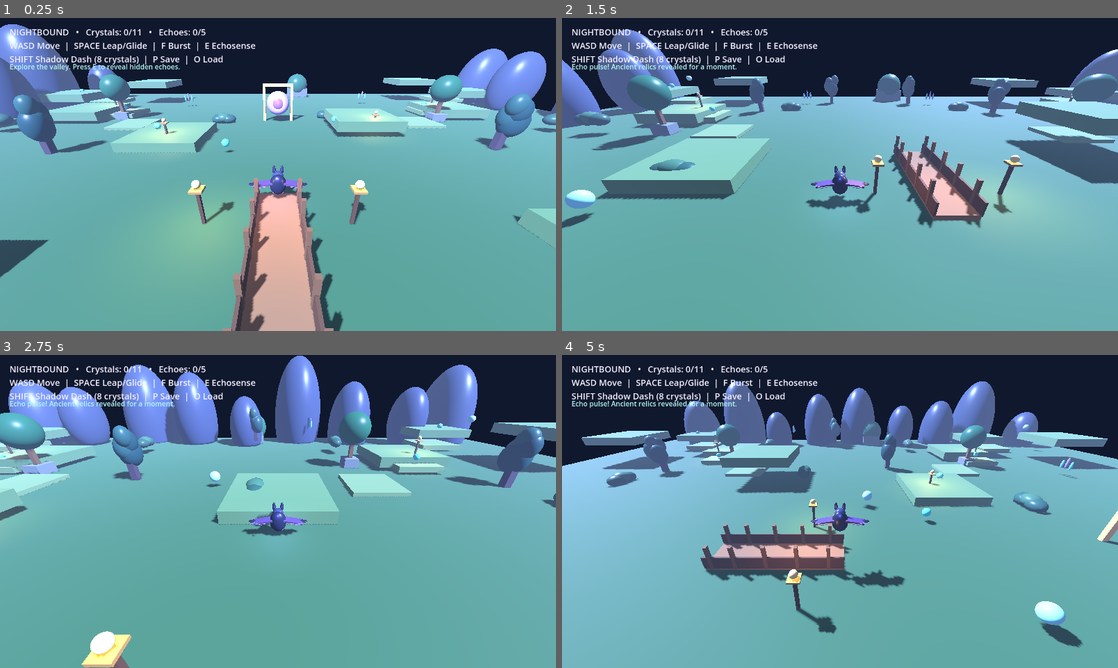
Above: before the commit, frames 1-4 (two rows, left to right).
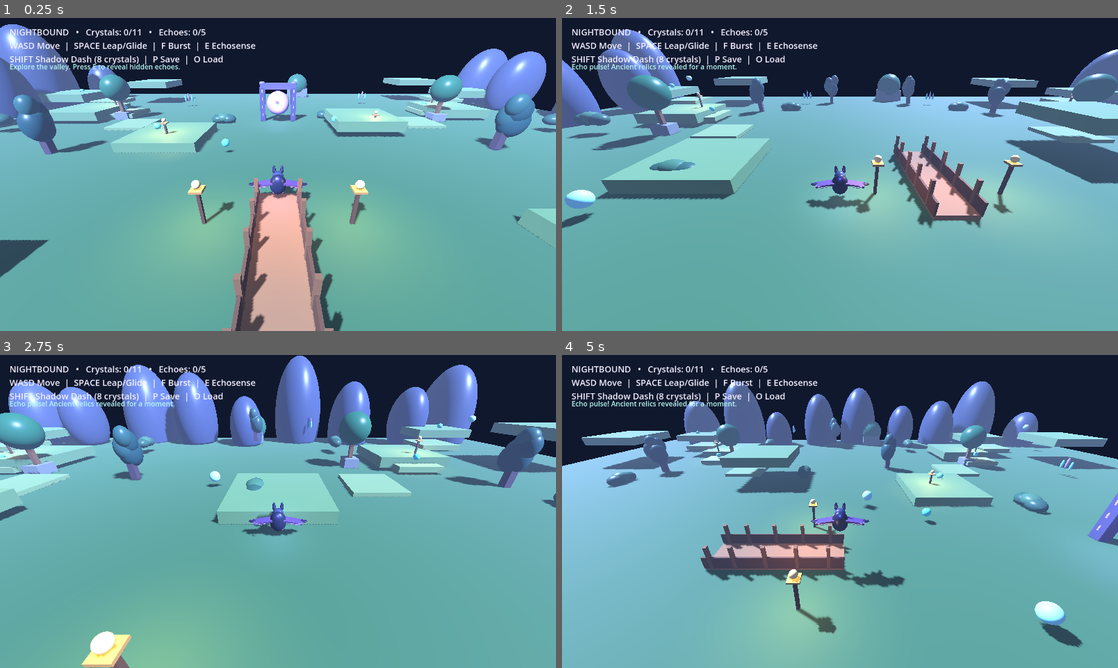
Above: after the commit, the same moments.

Repository: Dynamon91/nightbound
Game: Godot game, scene res://scenes/main.tscn
Two runs of this game, one before a commit and one after it. Both use one fixed random seed, a clock stepped at 60 frames per second and the inputs below.
Inputs:
- Up to frame 1 (0.25 s): no input
- Up to frame 2 (1.5 s): tap E (echosense) at 0.5, 1.35 s; hold D (move_right) 0.53-1.28 s; hold F (burst) 0.53-1.28 s; tap Space (jump) at 0.77 s; hold S (move_back) from 1.28 s (still down)
- Up to frame 3 (2.75 s): tap Space (jump) at 1.52 s; release S (move_back) at 2.03 s; hold D (move_right) from 2.03 s (still down); hold Shift (shadow_dash) from 2.03 s (still down)
- Up to frame 4 (5 s): release D (move_right) at 2.78 s; release Shift (shadow_dash) at 2.78 s; hold W (move_forward) 2.78-3.53 s; tap F (burst) at 2.85 s; tap Space (jump) at 3.02, 3.77, 4.52 s; hold A (move_left) from 3.53 s (still down); tap E (echosense) at 3.6 s; tap Shift (shadow_dash) at 4.35 s

The runs differ from the first frame. In frame 1, 2.2% of the frame differs, in the area x 46-70%, y 20-79%; in frame 2, 0.8%; in frame 3, 1.7%; in frame 4, 2.6%, in the area x 36-100%, y 44-97%.

Commit message:
art: rebuild realm portal with carved stone, runes, and glowing core

Diff:
--- a/scripts/main.gd
+++ b/scripts/main.gd
@@ -165,11 +165,24 @@
 		add_box(self, Vector3(side * 1.25, 0.65, 7), Vector3(0.14, 0.9, 9), Color("#68482f"))
 		for z in [3.5, 5.5, 7.5, 9.5, 11.0]:
 			add_box(self, Vector3(side * 1.25, 1.05, z), Vector3(0.22, 1.7, 0.22), Color("#815c3b"))
-	# Realm portal
-	add_box(self, Vector3(-2, 2.5, -18), Vector3(0.35, 5, 0.5), Color("#e4b85e"))
-	add_box(self, Vector3(2, 2.5, -18), Vector3(0.35, 5, 0.5), Color("#e4b85e"))
-	add_box(self, Vector3(0, 5, -18), Vector3(4.3, 0.35, 0.5), Color("#e4b85e"))
-	add_sphere(self, Vector3(0, 2.6, -18), 1.35, Color("#9367e8"))
+	# Rebuild the realm gate as a carved stone-and-crystal landmark, not a plain box frame.
+	add_solid_box(Vector3(-2.25, 2.4, -18), Vector3(0.75, 4.8, 1.0), Color("#45445f"))
+	add_solid_box(Vector3(2.25, 2.4, -18), Vector3(0.75, 4.8, 1.0), Color("#45445f"))
+	add_solid_box(Vector3(0, 4.85, -18), Vector3(5.1, 0.75, 1.0), Color("#56516e"))
+	for side in [-1.0, 1.0]:
+		for y in [1.0, 2.1, 3.2, 4.2]:
+			var rune := add_box(self, Vector3(side * 2.25, y, -17.42), Vector3(0.12, 0.42, 0.08), Color("#9b8cff"))
+		var cap := add_sphere(self, Vector3(side * 2.25, 5.2, -18), 0.45, Color("#7a6f9b"))
+		cap.scale = Vector3(1.0, 0.65, 0.85)
+	# Portal center uses a flattened glowing crystal-like orb with layered rings.
+	var portal_core := add_sphere(self, Vector3(0, 2.7, -18.05), 1.35, Color("#8759db"))
+	portal_core.scale = Vector3(0.88, 1.2, 0.35)
+	var core_glow := OmniLight3D.new()
+	core_glow.position = Vector3(0, 2.8, -16.8)
+	core_glow.light_color = Color("#9c75ff")
+	core_glow.light_energy = 1.6
+	core_glow.omni_range = 7.0
+	add_child(core_glow)
 	# Concentric luminous rings give the realm gate a stronger focal silhouette.
 	for ring_scale in [1.0, 0.78]:
 		var ring := MeshInstance3D.new()
